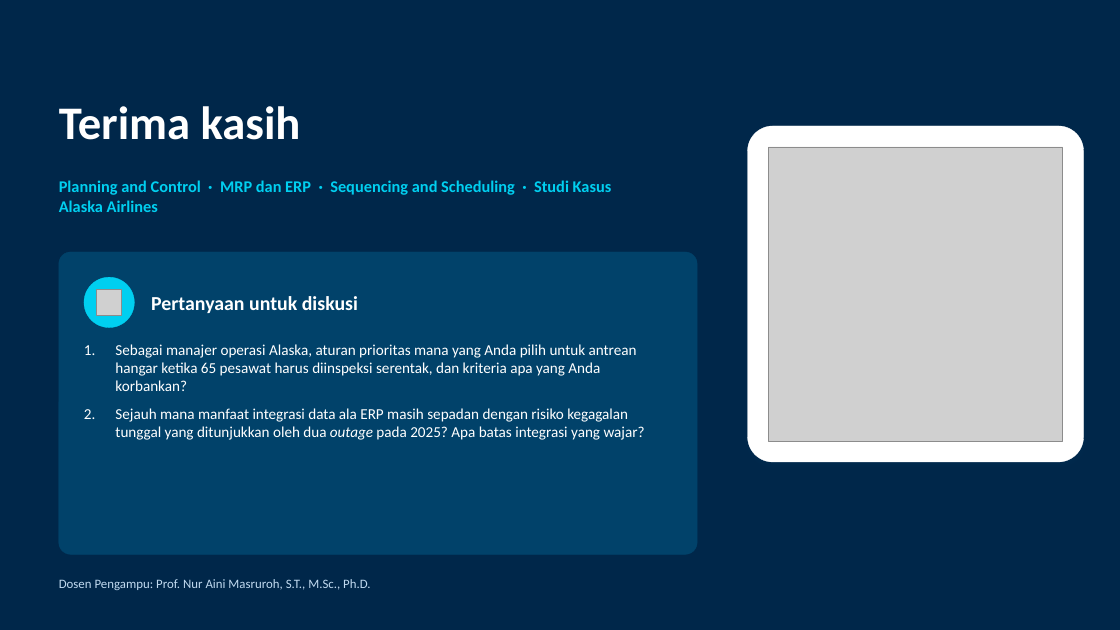
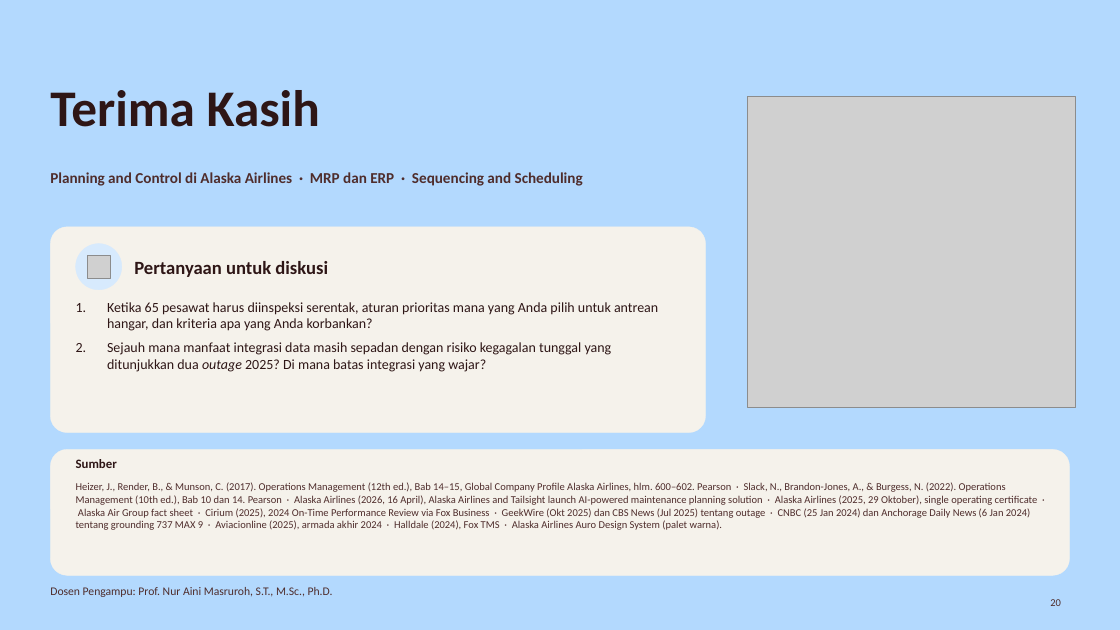
Before and after one commit to aslihabnuri/Dom-Manipulation, a slide deck: slide 20 of presentasi/Planning-and-Control_MRP-ERP-Scheduling_Alaska-Airlines.pptx (slide 31 before the commit). Drawn at 1120x630 pixels with LibreOffice and Linux fonts; fonts in the diff are those of the drawing; grey boxes stand for pictures. Boxes give left, top, right and bottom in pixels: in the first picture for what was removed or moved away, otherwise in the second. Text is boxed around its words. In the diff, an @@ line names an element or a change of style, - is before the commit and + after.

```diff
--- a/presentasi/Planning-and-Control_MRP-ERP-Scheduling_Alaska-Airlines.pptx
+++ b/presentasi/Planning-and-Control_MRP-ERP-Scheduling_Alaska-Airlines.pptx
@@ background #00274A to #B3D9FE @@
@@ text at (x1=50, y1=90, x2=320, y2=127): text changed; size 40 to 44 pt; text colour #FFFFFF to #2E1616 @@
-Terima kasih
+Terima Kasih
@@ picture resized from (x1=769, y1=147, x2=1063, y2=441) to (x1=748, y1=97, x2=1075, y2=408) @@
@@ rounded rectangle removed at (x1=748, y1=126, x2=1084, y2=462) @@
@@ text at (x1=50, y1=172, x2=583, y2=186): text changed; size 14 to 13 pt; text colour #00CFF0 to #4F2D2C @@
-Planning and Control · MRP dan ERP · Sequencing and Scheduling · Studi Kasus Alaska Airlines
+Planning and Control di Alaska Airlines · MRP dan ERP · Sequencing and Scheduling
@@ rounded rectangle resized from (x1=59, y1=252, x2=697, y2=555) to (x1=50, y1=227, x2=706, y2=433) @@
@@ rounded rectangle at (x1=50, y1=227, x2=706, y2=433): fill #01426A to #F5F2EB; outline #01426A 0.25 pt to #F5F2EB 0.25 pt; proportions changed @@
@@ ellipse resized from (x1=84, y1=277, x2=134, y2=328) to (x1=76, y1=244, x2=122, y2=290) @@
@@ ellipse at (x1=76, y1=244, x2=122, y2=290): fill #00CFF0 to #D7EAFD; outline #00CFF0 0.25 pt to #D7EAFD 0.25 pt @@
@@ picture added at (x1=87, y1=255, x2=111, y2=279) @@
@@ text "Pertanyaan untuk diskusi" moved from (x1=151, y1=296, x2=358, y2=313) to (x1=134, y1=261, x2=328, y2=277) @@
@@ text "Pertanyaan untuk diskusi" at (x1=134, y1=261, x2=328, y2=277): size 17 to 16 pt, text colour #FFFFFF to #2E1616 @@
@@ picture removed at (x1=97, y1=290, x2=122, y2=315) @@
@@ text at (x1=107, y1=302, x2=658, y2=372): text changed; size 13 to 12 pt; text colour #FFFFFF to #2E1616 @@
-1. Sebagai manajer operasi Alaska, aturan prioritas mana yang Anda pilih untuk antrean hangar ketika 65 pesawat harus diinspeksi serentak, dan kriteria apa yang Anda korbankan?
-2. Sejauh mana manfaat integrasi data ala ERP masih sepadan dengan risiko kegagalan tunggal yang ditunjukkan oleh dua outage pada 2025? Apa batas integrasi yang wajar?
+1. Ketika 65 pesawat harus diinspeksi serentak, aturan prioritas mana yang Anda pilih untuk antrean hangar, dan kriteria apa yang Anda korbankan?
+2. Sejauh mana manfaat integrasi data masih sepadan dengan risiko kegagalan tunggal yang ditunjukkan dua outage 2025? Di mana batas integrasi yang wajar?
@@ rounded rectangle added at (x1=50, y1=450, x2=1070, y2=576), fill #F5F2EB, outline #F5F2EB 0.25 pt @@
@@ text added at (x1=76, y1=459, x2=117, y2=468), 11 pt, text #2E1616, bold @@
+Sumber
@@ text added at (x1=76, y1=482, x2=1038, y2=530), 9 pt, text #4F2D2C @@
+Heizer, J., Render, B., & Munson, C. (2017). Operations Management (12th ed.), Bab 14–15, Global Company Profile Alaska Airlines, hlm. 600–602. Pearson · Slack, N., Brandon-Jones, A., & Burgess, N. (2022). Operations Management (10th ed.), Bab 10 dan 14. Pearson · Alaska Airlines (2026, 16 April), Alaska Airlines and Tailsight launch AI-powered maintenance planning solution · Alaska Airlines (2025, 29 Oktober), single operating certificate · Alaska Air Group fact sheet · Cirium (2025), 2024 On-Time Performance Review via Fox Business · GeekWire (Okt 2025) dan CBS News (Jul 2025) tentang outage · CNBC (25 Jan 2024) dan Anchorage Daily News (6 Jan 2024) tentang grounding 737 MAX 9 · Aviacionline (2025), armada akhir 2024 · Halldale (2024), Fox TMS · Alaska Airlines Auro Design System (palet warna).
@@ text "Dosen Pengampu: Prof. Nur Aini ..." moved from (x1=59, y1=579, x2=370, y2=590) to (x1=50, y1=587, x2=333, y2=597) @@
@@ text "Dosen Pengampu: Prof. Nur Aini ..." at (x1=50, y1=587, x2=333, y2=597): size 11 to 10 pt, text colour #C1DAF0 to #4F2D2C @@
@@ page number added at (x1=1050, y1=599, x2=1061, y2=606), 9 pt, text #4F2D2C @@
+20
```
Also in this commit, not shown: 6 other slides changed, 13 slides added, 24 slides removed, 5 other files.
